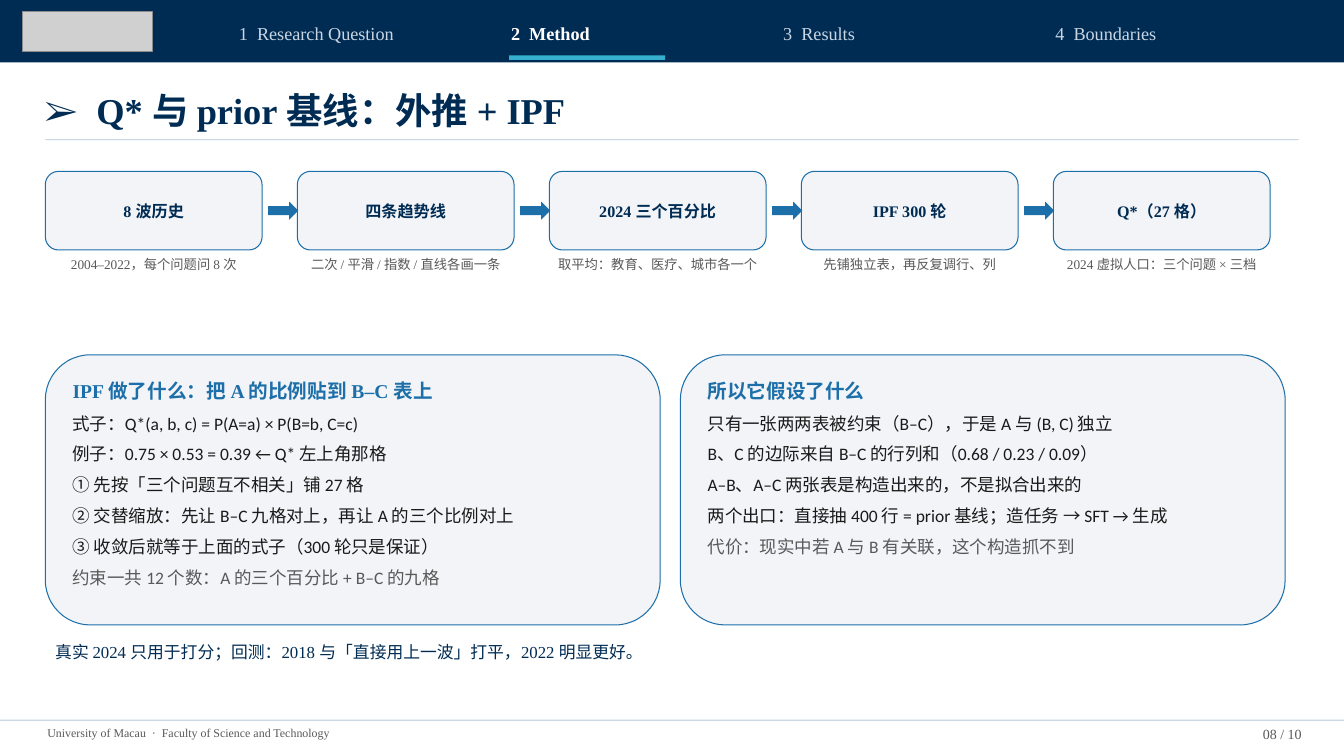
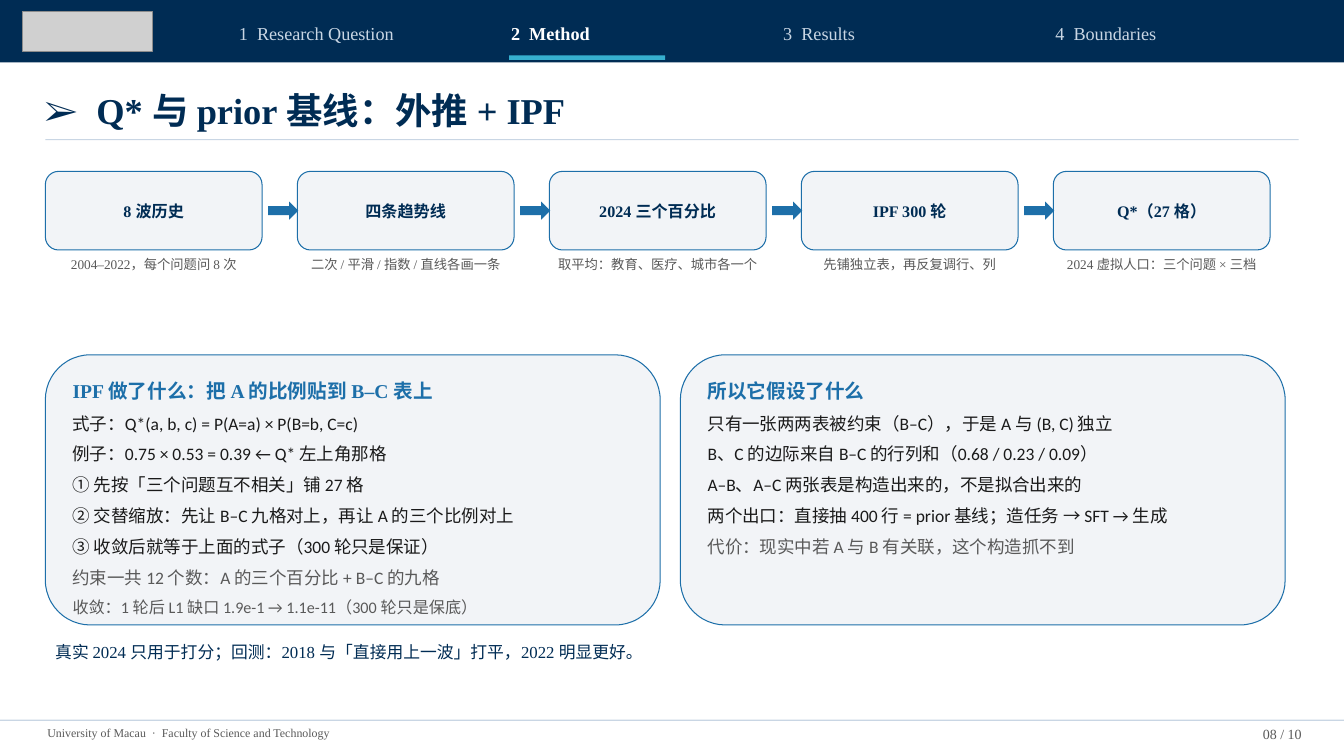
Before and after one commit to gyro-zpl/fas_pro, a slide deck: slide 8 of docs/04_论文稿件/导师阶段汇报_UMAC_2026-11-23.pptx. Drawn at 1344x756 pixels with LibreOffice and Linux fonts; fonts in the diff are those of the drawing; grey boxes stand for pictures. Boxes give left, top, right and bottom in pixels: in the first picture for what was removed or moved away, otherwise in the second. Text is boxed around its words. In the diff, an @@ line names an element or a change of style, - is before the commit and + after.

```diff
--- a/docs/04_论文稿件/导师阶段汇报_UMAC_2026-11-23.pptx
+++ b/docs/04_论文稿件/导师阶段汇报_UMAC_2026-11-23.pptx
@@ text in rounded rectangle at bbox=[73, 599, 478, 615]: paragraph added @@
+收敛：1 轮后 L1 缺口 1.9e-1 → 1.1e-11（300 轮只是保底）
```
